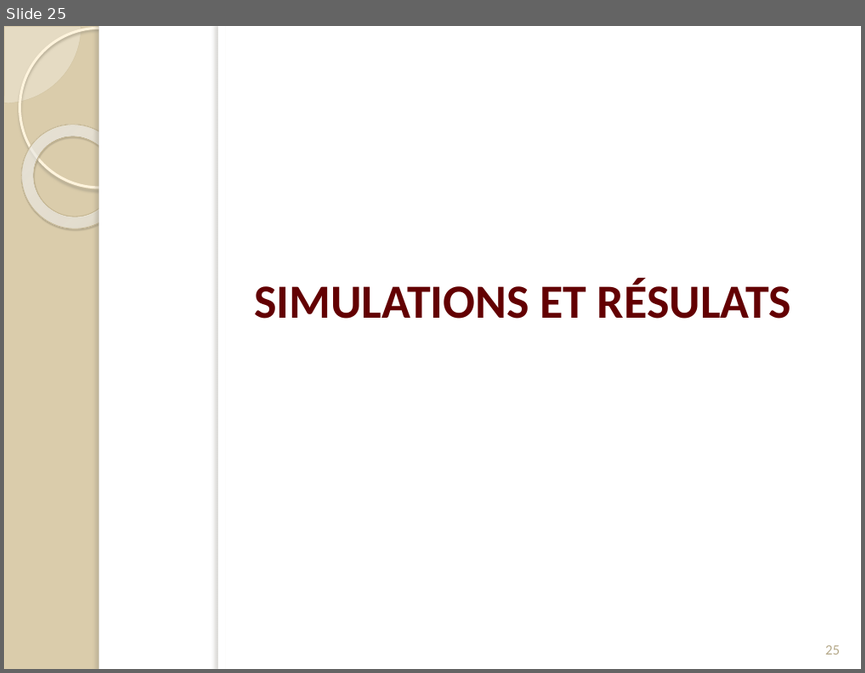
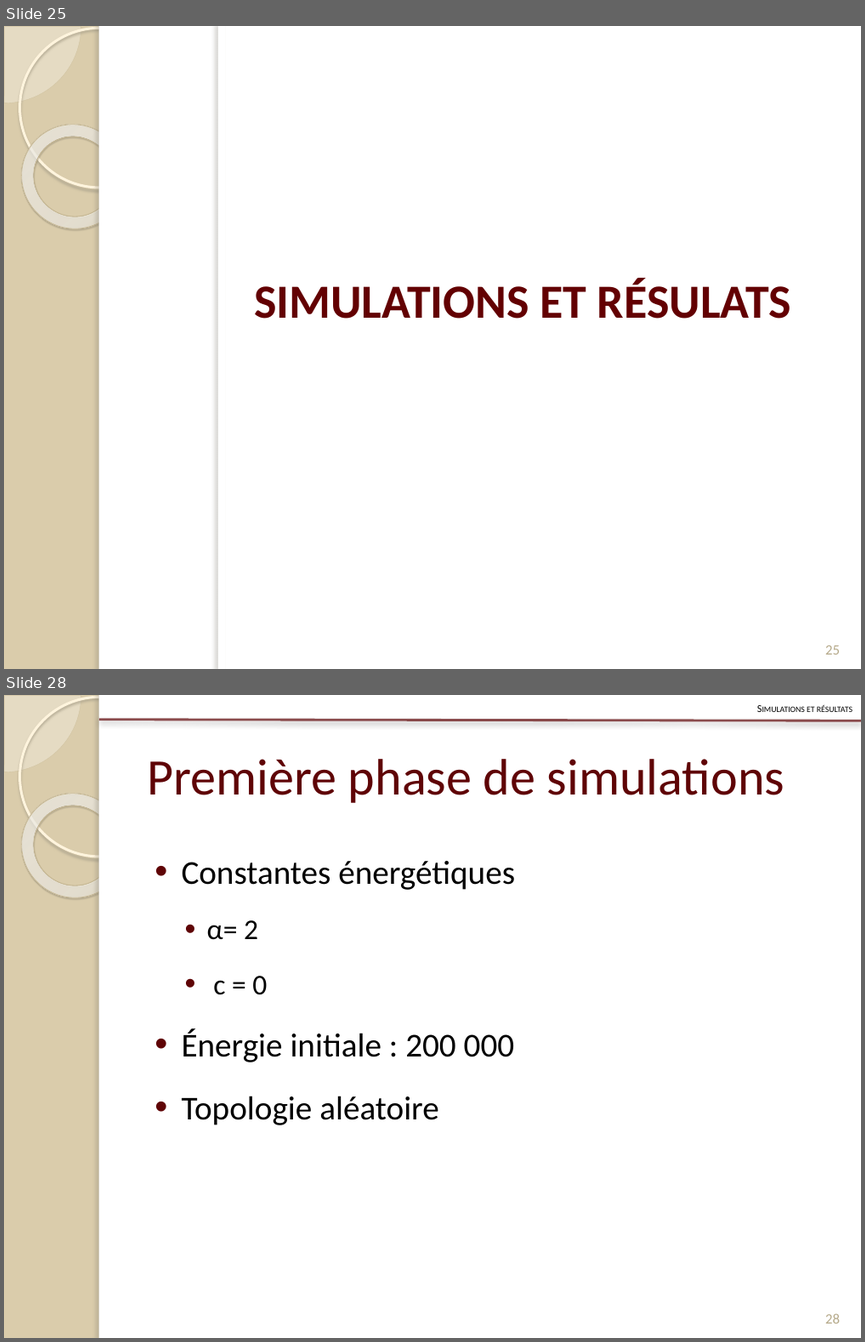
Before and after one commit to Patre/Energy-saving-in-sensors--networks, a slide deck: Redaction/Presentation/pres.pptx. Shown one above the other, each under a label of ours: slide 25 before the commit, slides 25 and 28 after it; the slides between them are not shown. The pictures are 865x673 and 865x1342 pixels, drawn with LibreOffice and Linux fonts; fonts in the diff are those of the drawing. Boxes give left, top, right and bottom in pixels: in the first picture for what was removed or moved away, otherwise in the second. Text is boxed around its words. In the diff, an @@ line names an element or a change of style, - is before the commit and + after.

```diff
--- a/Redaction/Presentation/pres.pptx
+++ b/Redaction/Presentation/pres.pptx
@@ slide 28 added at (4,695,861,1338), background #DACCAB; not listed: 5 template elements that a slide beside it also shows @@
@@ line added from (99, 720) to (861, 721), #5F0406 2 pt @@
@@ text added at (806,705,852,712), 8.8 pt, text #000000, small capitals @@
+Simulations et résultats
@@ title added at (147,759,784,803), 43 pt, text #5F0406 @@
+Première phase de simulations
@@ text added at (182,861,515,1125), 28 pt, text #000000 @@
+• Constantes énergétiques
+  • α= 2
+  • c = 0
+• Énergie initiale : 200 000
+• Topologie aléatoire
@@ page number added at (825,1313,840,1323), 12 pt, text #B6A98A @@
+28
```
Also in this commit, not shown: 10 slides changed, 8 other slides added, 1 slide removed.
